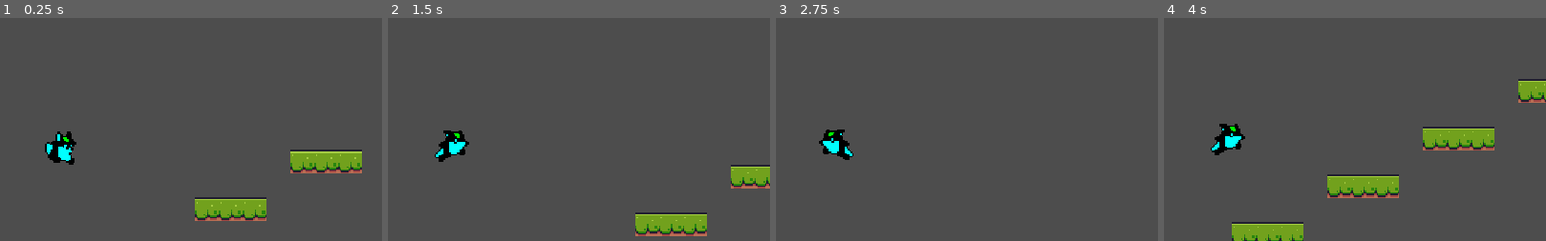
Above: before the commit, frames 1-4 (left to right).
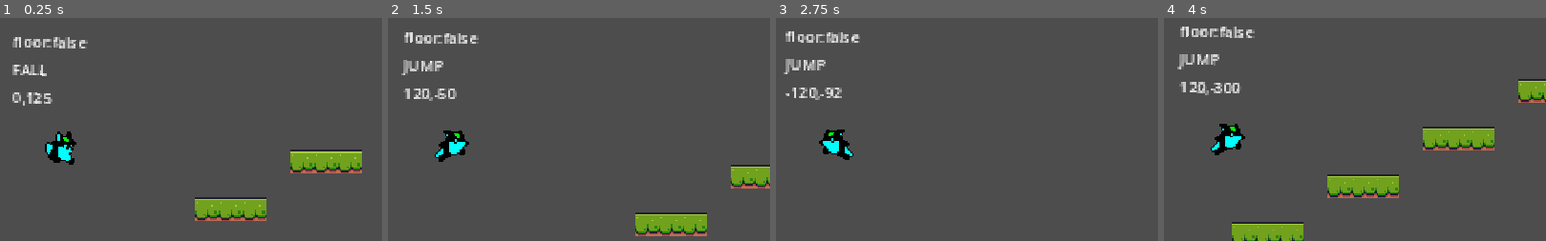
Above: after the commit, the same moments.

Repository: eugencic/PookieGame
Game: Godot game, scene res://level_base/level_base.tscn
Two runs of this game, one before a commit and one after it. Both use one fixed random seed, a clock stepped at 60 frames per second and the inputs below. The project has no main scene, so this scene is started directly.
Inputs:
- Up to frame 1 (0.25 s): no input
- Up to frame 2 (1.5 s): hold D (right) from 0.53 s (still down); tap Space (jump) at 0.6, 0.77, 1.07, 1.35 s
- Up to frame 3 (2.75 s): tap Space (jump) at 1.52, 1.82, 2.1 s; release D (right) at 2.03 s; hold A (left) from 2.03 s (still down)
- Up to frame 4 (4 s): release A (left) at 2.78 s; hold D (right) from 2.78 s (still down); tap Space (jump) at 2.85, 3.02, 3.32, 3.6, 3.77 s
The pictures show only the part of the screen within x 42-92%, y 22-72%; the shares and areas given below are measured in that part.

The runs differ from the first frame. In frame 1, 1.1% of the frame differs, in the area x 3-23%, y 8-40%; in frame 2, 1.3%; in frame 3, 1.3%; in frame 4, 1.4%, in the area x 3-24%, y 3-35%.

Commit message:
add player debug label and sounds

Diff:
--- a/player/player.gd
+++ b/player/player.gd
@@ -2,9 +2,10 @@
 
 class_name Player
 
+@onready var debug_label = $DebugLabel
 @onready var sprite_2d = $Sprite2D
 @onready var animation_player = $AnimationPlayer
-
+@onready var sound_player = $SoundPlayer
 const GRAVITY: float = 500.0
 const RUN_SPEED: float = 120.0
 const MAX_FALL: float = 400.0
@@ -21,7 +22,15 @@
 
 	get_input()
 	move_and_slide()
-	calculate_state()
+	calculate_states()
+	update_debug_label()
+
+func update_debug_label() -> void:
+	debug_label.text = "floor:%s\n%s\n%.0f,%.0f" % [
+		is_on_floor(),
+		PLAYER_STATE.keys()[_state],
+		velocity.x, velocity.y
+	]
 
 func get_input() -> void:
 
@@ -36,10 +45,11 @@
 
 	if Input.is_action_just_pressed("jump") == true and is_on_floor() == true:
 		velocity.y = JUMP_VELOCITY
+		SoundManager.play_clip(sound_player, SoundManager.SOUND_JUMP)
 
 	velocity.y = clampf(velocity.y, JUMP_VELOCITY, MAX_FALL)
 
-func calculate_state() -> void:
+func calculate_states() -> void:
 
 	if _state == PLAYER_STATE.HURT:
 		return
@@ -60,6 +70,9 @@
 	if new_state == _state:
 		return
 
+	if _state == PLAYER_STATE.IDLE or new_state == PLAYER_STATE.RUN:
+		SoundManager.play_clip(sound_player, SoundManager.SOUND_LAND)
+
 	_state = new_state
 
 	match _state:
--- a/player/player.tscn
+++ b/player/player.tscn
@@ -19,57 +19,6 @@
 "transitions": PackedFloat32Array(1, 1, 1, 1),
 "update": 1,
 "values": [13, 14, 15, 16]
-}
-
-[sub_resource type="Animation" id="Animation_35uuj"]
-resource_name = "idle"
-length = 0.4
-loop_mode = 1
-tracks/0/type = "value"
-tracks/0/imported = false
-tracks/0/enabled = true
-tracks/0/path = NodePath("../Sprite2D:frame")
-tracks/0/interp = 1
-tracks/0/loop_wrap = true
-tracks/0/keys = {
-"times": PackedFloat32Array(0, 0.1, 0.2, 0.3),
-"transitions": PackedFloat32Array(1, 1, 1, 1),
-"update": 1,
-"values": [13, 14, 15, 16]
-}
-
-[sub_resource type="Animation" id="Animation_pttit"]
-resource_name = "run"
-length = 0.4
-loop_mode = 1
-tracks/0/type = "value"
-tracks/0/imported = false
-tracks/0/enabled = true
-tracks/0/path = NodePath("../Sprite2D:frame")
-tracks/0/interp = 1
-tracks/0/loop_wrap = true
-tracks/0/keys = {
-"times": PackedFloat32Array(0, 0.1, 0.2, 0.3),
-"transitions": PackedFloat32Array(1, 1, 1, 1),
-"update": 1,
-"values": [0, 2, 3, 4]
-}
-
-[sub_resource type="Animation" id="Animation_027dl"]
-resource_name = "jump"
-length = 0.1
-loop_mode = 2
-tracks/0/type = "value"
-tracks/0/imported = false
-tracks/0/enabled = true
-tracks/0/path = NodePath("../Sprite2D:frame")
-tracks/0/interp = 1
-tracks/0/loop_wrap = true
-tracks/0/keys = {
-"times": PackedFloat32Array(0),
-"transitions": PackedFloat32Array(1),
-"update": 1,
-"values": [17]
 }
 
 [sub_resource type="Animation" id="Animation_j3vtg"]
@@ -105,6 +54,57 @@
 "values": [11, 12]
 }
 
+[sub_resource type="Animation" id="Animation_35uuj"]
+resource_name = "idle"
+length = 0.4
+loop_mode = 1
+tracks/0/type = "value"
+tracks/0/imported = false
+tracks/0/enabled = true
+tracks/0/path = NodePath("../Sprite2D:frame")
+tracks/0/interp = 1
+tracks/0/loop_wrap = true
+tracks/0/keys = {
+"times": PackedFloat32Array(0, 0.1, 0.2, 0.3),
+"transitions": PackedFloat32Array(1, 1, 1, 1),
+"update": 1,
+"values": [13, 14, 15, 16]
+}
+
+[sub_resource type="Animation" id="Animation_027dl"]
+resource_name = "jump"
+length = 0.1
+loop_mode = 2
+tracks/0/type = "value"
+tracks/0/imported = false
+tracks/0/enabled = true
+tracks/0/path = NodePath("../Sprite2D:frame")
+tracks/0/interp = 1
+tracks/0/loop_wrap = true
+tracks/0/keys = {
+"times": PackedFloat32Array(0),
+"transitions": PackedFloat32Array(1),
+"update": 1,
+"values": [17]
+}
+
+[sub_resource type="Animation" id="Animation_pttit"]
+resource_name = "run"
+length = 0.4
+loop_mode = 1
+tracks/0/type = "value"
+tracks/0/imported = false
+tracks/0/enabled = true
+tracks/0/path = NodePath("../Sprite2D:frame")
+tracks/0/interp = 1
+tracks/0/loop_wrap = true
+tracks/0/keys = {
+"times": PackedFloat32Array(0, 0.1, 0.2, 0.3),
+"transitions": PackedFloat32Array(1, 1, 1, 1),
+"update": 1,
+"values": [0, 2, 3, 4]
+}
+
 [sub_resource type="AnimationLibrary" id="AnimationLibrary_dxqdr"]
 _data = {
 "RESET": SubResource("Animation_l30qy"),
@@ -133,3 +133,13 @@
 "": SubResource("AnimationLibrary_dxqdr")
 }
 autoplay = "idle"
+
+[node name="DebugLabel" type="Label" parent="."]
+offset_left = -33.0
+offset_top = -77.0
+offset_right = 34.0
+offset_bottom = 3.0
+rotation = 0.0112305
+theme_override_font_sizes/font_size = 10
+
+[node name="SoundPlayer" type="AudioStreamPlayer2D" parent="."]
--- a/project.godot
+++ b/project.godot
@@ -12,7 +12,11 @@
 
 config/name="PookieGame"
 config/features=PackedStringArray("4.2", "Mobile")
-config/icon="res://icon.png"
+config/icon="res://assets/icon.png"
+
+[autoload]
+
+SoundManager="*res://singletons/sound_manager.gd"
 
 [display]
 
--- /dev/null
+++ b/singletons/sound_manager.gd
@@ -0,0 +1,37 @@
+extends Node
+
+const SOUND_LASER = "laser"
+const SOUND_CHECKPOINT = "checkpoint"
+const SOUND_DAMAGE = "damage"
+const SOUND_KILL = "kill"
+const SOUND_GAMEOVER = "gameover1"
+const SOUND_IMPACT = "impact"
+const SOUND_LAND = "land"
+const SOUND_MUSIC1 = "music1"
+const SOUND_MUSIC2 = "music2"
+const SOUND_PICKUP = "pickup"
+const SOUND_BOSS_ARRIVE = "boss_arrive"
+const SOUND_JUMP = "jump"
+const SOUND_WIN = "win"
+
+var SOUNDS = {
+	SOUND_CHECKPOINT: preload("res://assets/sound/checkpoint.wav"),
+	SOUND_DAMAGE: preload("res://assets/sound/damage.wav"),
+	SOUND_KILL: preload("res://assets/sound/pickup5.ogg"),
+	SOUND_GAMEOVER: preload("res://assets/sound/game_over.ogg"),
+	SOUND_IMPACT: preload("res://assets/sound/impact.wav"),
+	SOUND_JUMP: preload("res://assets/sound/jump.wav"),
+	SOUND_LAND: preload("res://assets/sound/land.wav"),
+	SOUND_LASER: preload("res://assets/sound/laser.wav"),
+	SOUND_MUSIC1: preload("res://assets/sound/Farm Frolics.ogg"),
+	SOUND_MUSIC2: preload("res://assets/sound/Flowing Rocks.ogg"),
+	SOUND_PICKUP: preload("res://assets/sound/pickup5.ogg"),
+	SOUND_BOSS_ARRIVE: preload("res://assets/sound/boss_arrive.wav"),
+	SOUND_WIN: preload("res://assets/sound/you_win.ogg")
+}
+
+func play_clip(player: AudioStreamPlayer2D, clip_key: String):
+	if SOUNDS.has(clip_key) == false:
+		return
+	player.stream = SOUNDS[clip_key]
+	player.play()
Renamed: icon.png -> assets/icon.png
Not shown, changed: assets/icon.png.import
